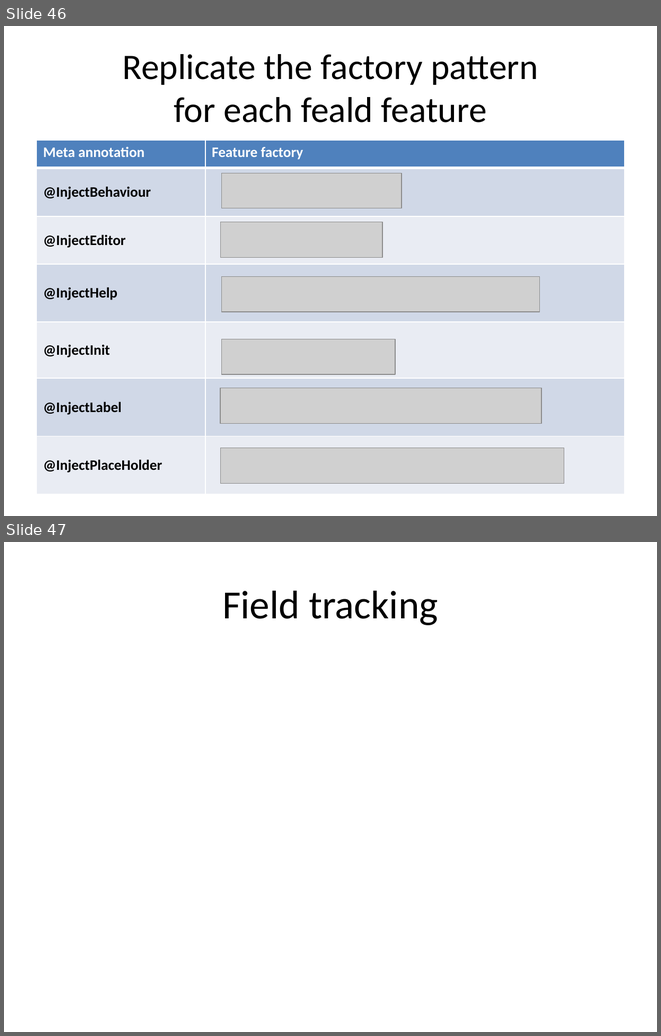
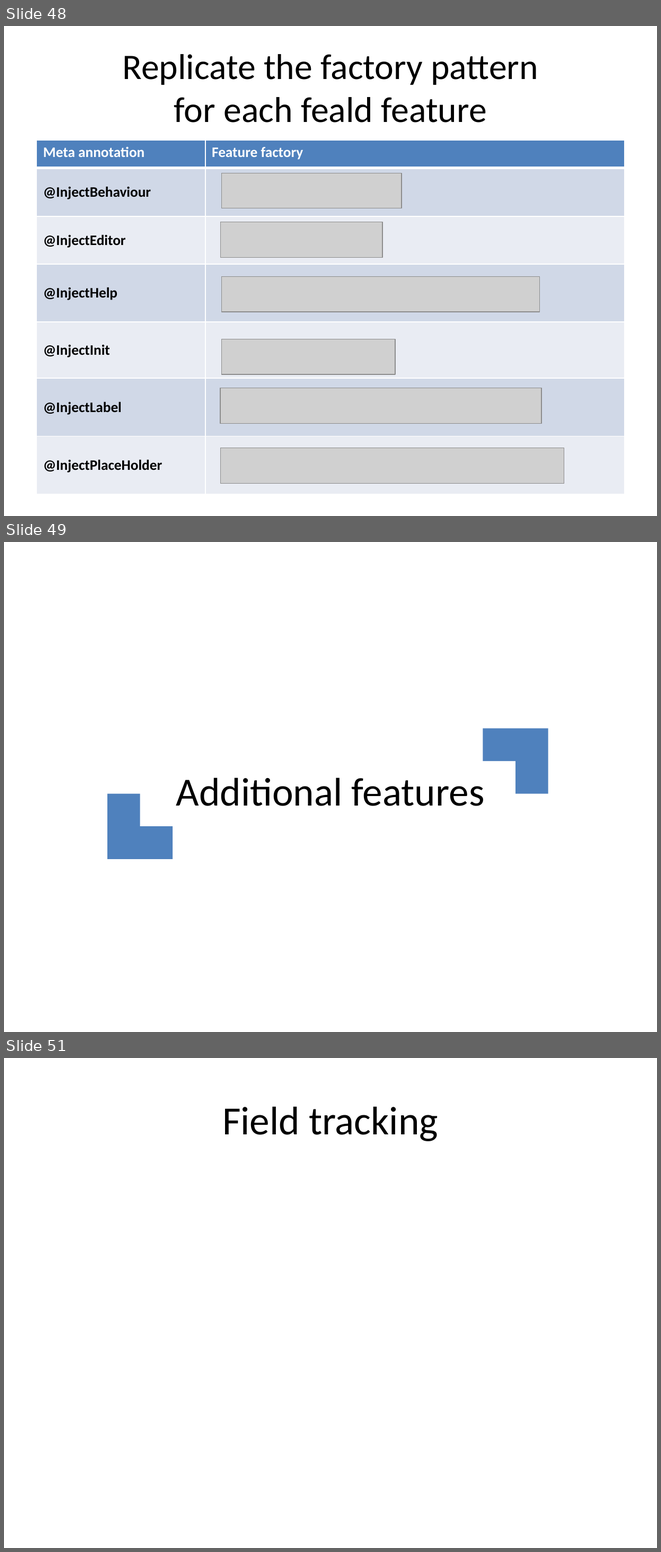
Before and after one commit to lesfurets/mdl4ui, a slide deck: mdl4ui-docs/mdl4ui_cg2013.pptx. Shown one above the other, each under a label of ours: slides 46 and 47 before the commit, slides 48, 49 and 51 after it; the slides between them are not shown. The pictures are 661x1036 and 661x1552 pixels, drawn with LibreOffice and Linux fonts; fonts in the diff are those of the drawing; grey boxes stand for pictures. Boxes give left, top, right and bottom in pixels: in the first picture for what was removed or moved away, otherwise in the second. Text is boxed around its words. In the diff, an @@ line names an element or a change of style, - is before the commit and + after.

```diff
--- a/mdl4ui-docs/mdl4ui_cg2013.pptx
+++ b/mdl4ui-docs/mdl4ui_cg2013.pptx
@@ slide 49 added at (x1=4, y1=542, x2=657, y2=1032), background #FFFFFF @@
@@ corner added at (x1=483, y1=728, x2=548, y2=793), fill #4F81BD @@
@@ title added at (x1=176, y1=777, x2=485, y2=806), 44 pt, text #000000 @@
+Additional features
@@ corner added at (x1=107, y1=793, x2=173, y2=859), fill #4F81BD @@
@@ what was slide 46 is now slide 48 @@
@@ what was slide 47 is now slide 51 @@
```
Also in this commit, not shown: 15 slides changed, 6 other slides added, 1 slide removed.
